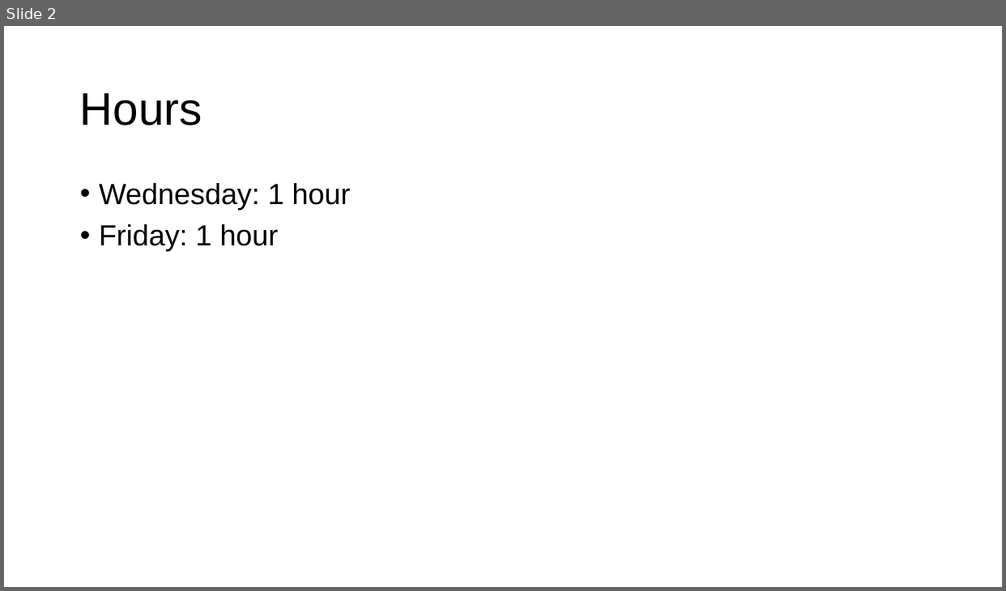
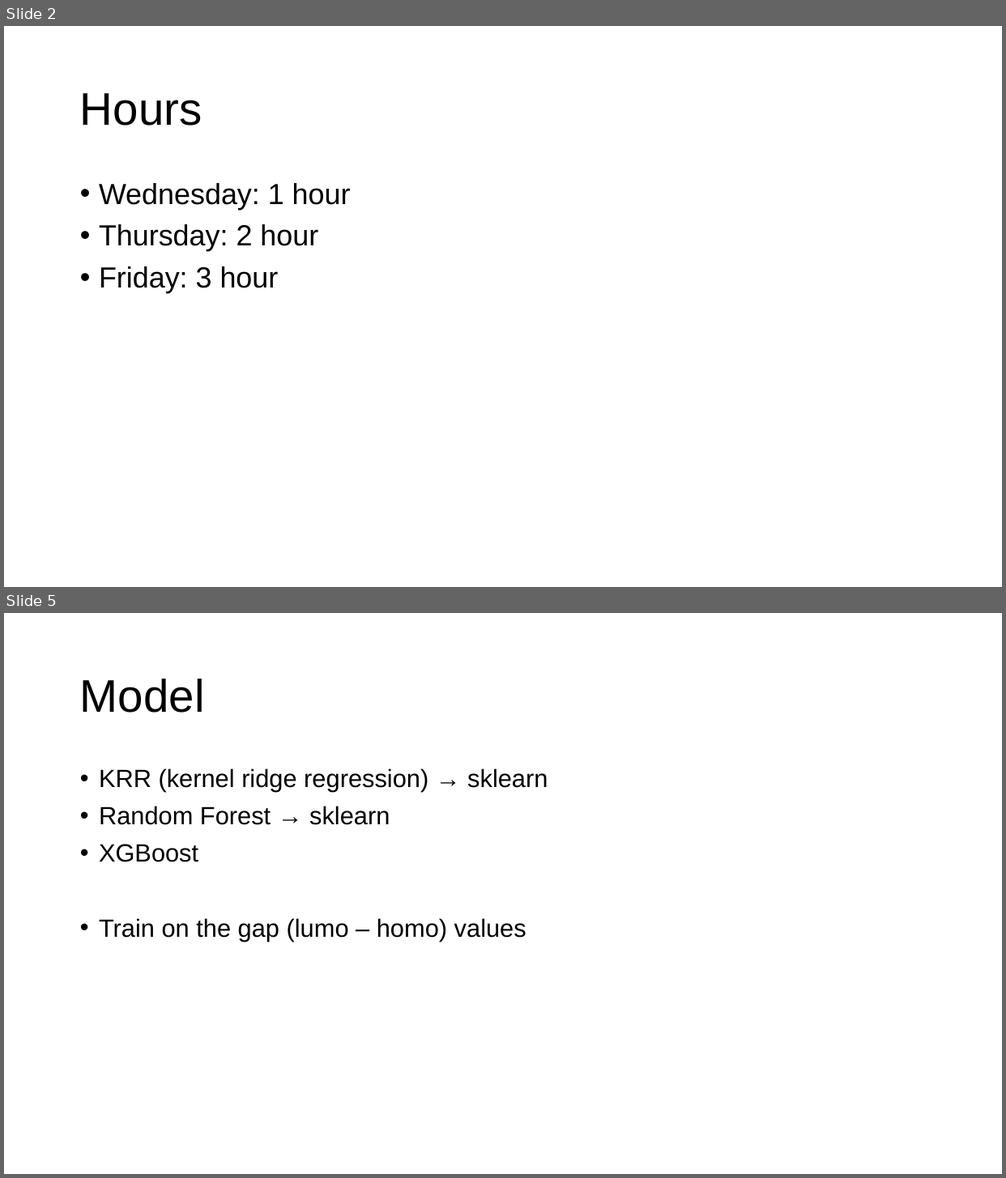
Before and after one commit to Top34051/foundry-model, a slide deck: slides/2021_03_05_Burapacheep.pptx. Shown one above the other, each under a label of ours: slide 2 before the commit, slides 2 and 5 after it; the slides between them are not shown. The pictures are 1006x591 and 1006x1178 pixels, drawn with LibreOffice and Linux fonts; fonts in the diff are those of the drawing. Boxes give left, top, right and bottom in pixels: in the first picture for what was removed or moved away, otherwise in the second. Text is boxed around its words. In the diff, an @@ line names an element or a change of style, - is before the commit and + after.

```diff
--- a/slides/2021_03_05_Burapacheep.pptx
+++ b/slides/2021_03_05_Burapacheep.pptx
@@ slide 5 added at (4, 613, 1002, 1174), background #FFFFFF @@
@@ title added at (80, 679, 205, 713), 44 pt, text #000000 @@
+Model
@@ text added at (99, 769, 548, 941), 24 pt, text #000000 @@
+• KRR (kernel ridge regression) → sklearn
+• Random Forest → sklearn
+• XGBoost
+• Train on the gap (lumo – homo) values
@@ slide 2 changed as well @@
@@ text at (99, 224, 318, 293): text changed @@
-• Friday: 1 hour
+• Thursday: 2 hour
+• Friday: 3 hour
```
Also in this commit, not shown: 1 other slide changed, 4 other slides added, 7 slides removed, 4 other files.
